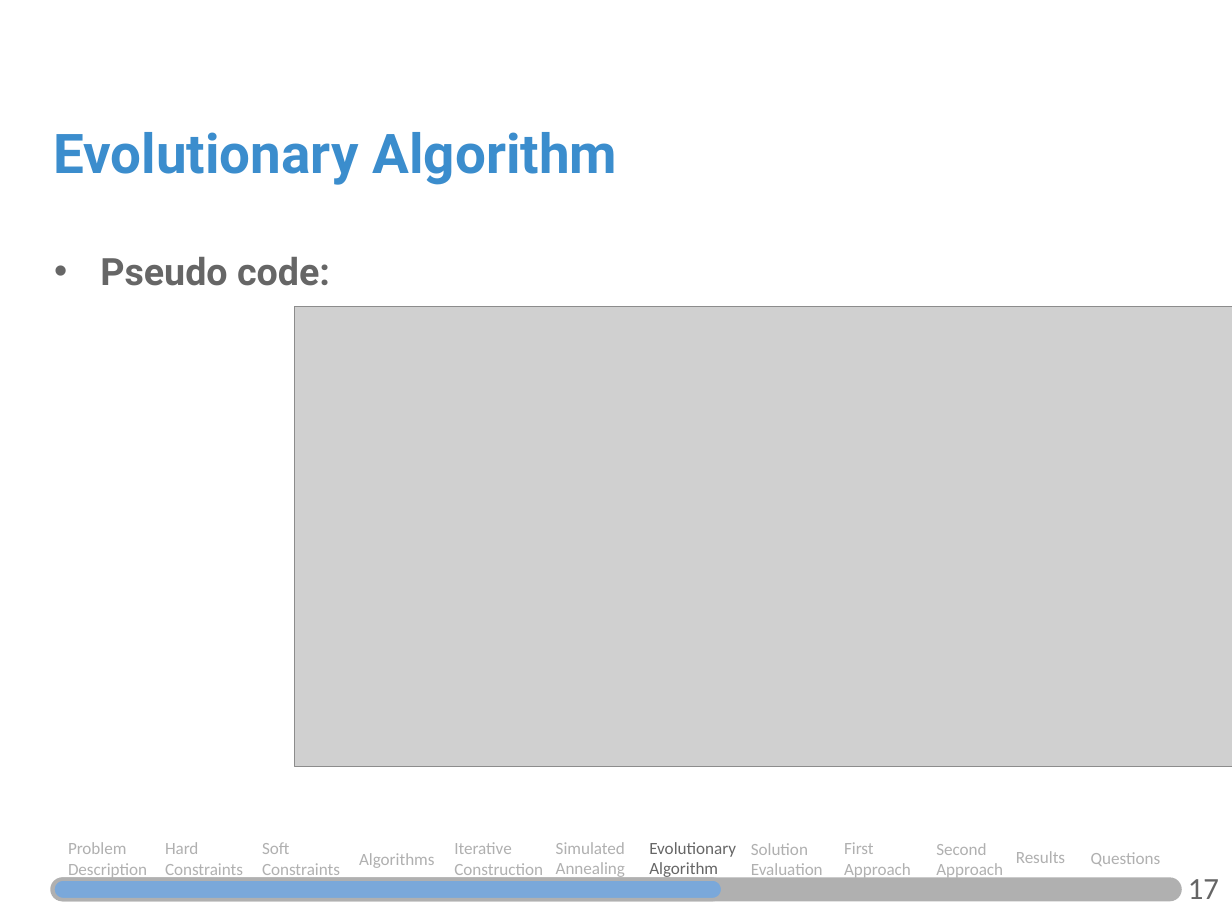
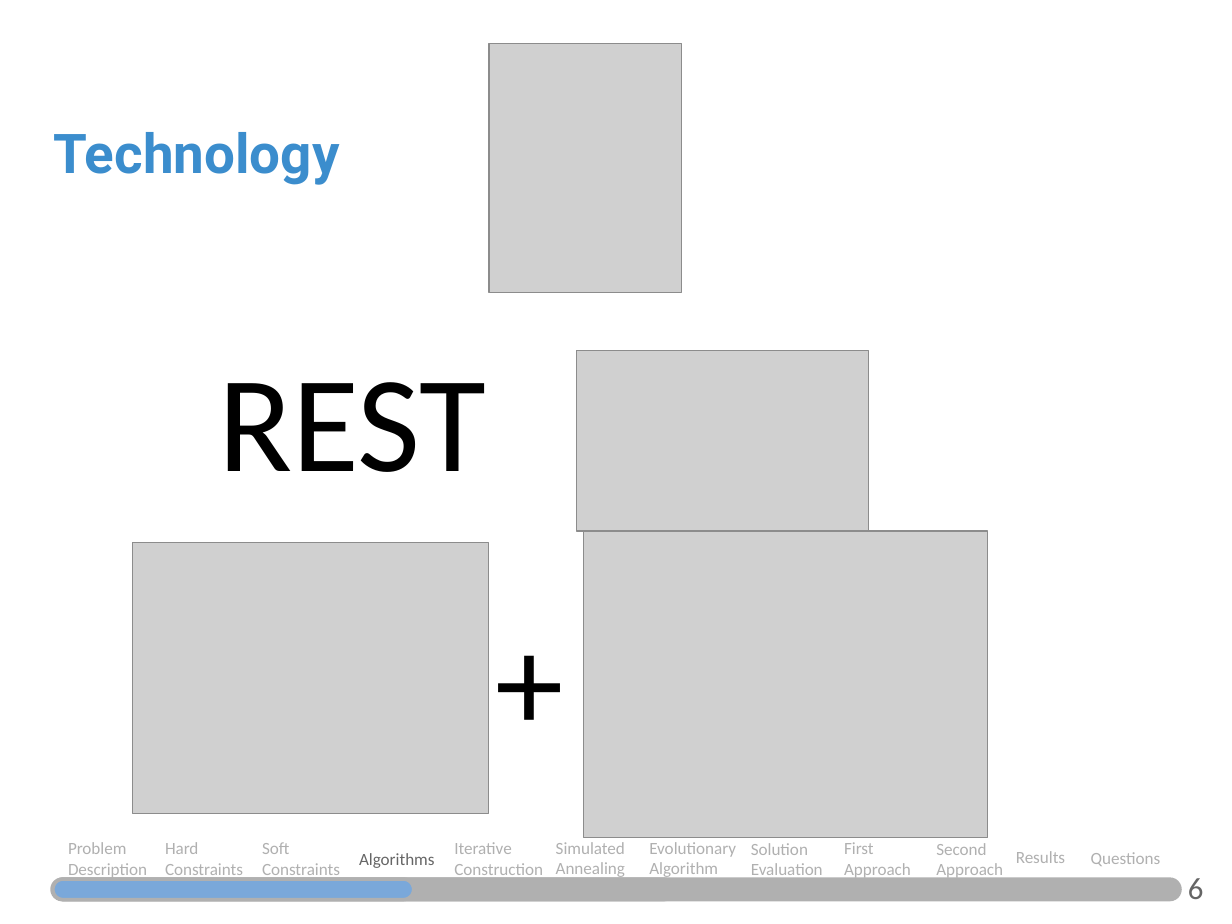
Before and after one commit to JosePedroMarques/DMMarket, a slide deck: slide 13 of SSIM-Intermediate.pptx (slide 22 before the commit). Drawn at 1232x924 pixels with LibreOffice and Linux fonts; fonts in the diff are those of the drawing; grey boxes stand for pictures. Boxes give left, top, right and bottom in pixels: in the first picture for what was removed or moved away, otherwise in the second. Text is boxed around its words. In the diff, an @@ line names an element or a change of style, - is before the commit and + after.

```diff
--- a/SSIM-Intermediate.pptx
+++ b/SSIM-Intermediate.pptx
@@ picture added at (489,43,681,292) @@
@@ text removed at (53,132,617,185) @@
-Evolutionary Algorithm
@@ text added at (53,132,339,185), 32 pt, text #3B8DCD, bold @@
+Technology
@@ text removed at (100,257,330,286) @@
-• Pseudo code:
@@ picture removed at (294,307,1232,766) @@
@@ picture added at (577,350,869,531) @@
@@ text added at (218,382,486,472), 80 pt, text #000000 @@
+REST
@@ picture added at (584,531,988,838) @@
@@ picture added at (132,543,489,814) @@
@@ text added at (483,589,577,768), 80 pt, text #000000 @@
++
@@ text "Evolutionary Algorithm" at (649,842,736,879): text colour #666666 to #B0B0B0 @@
@@ text "Algorithms" at (359,853,435,868): text colour #B0B0B0 to #666666 @@
@@ rounded rectangle: place and size @@
-rounded rectangle at (53,880,723,901)
+rounded rectangle at (53,880,674,901)
@@ rounded rectangle added at (53,880,414,901), fill #7AA8DA, outline #B0B0B0 2 pt @@
@@ text removed at (1188,879,1219,899) @@
-17
@@ text added at (1188,878,1204,899), 18 pt, text #656565 @@
+6
```
Also in this commit, not shown: 5 other slides changed, 17 slides removed, 5 other files.
